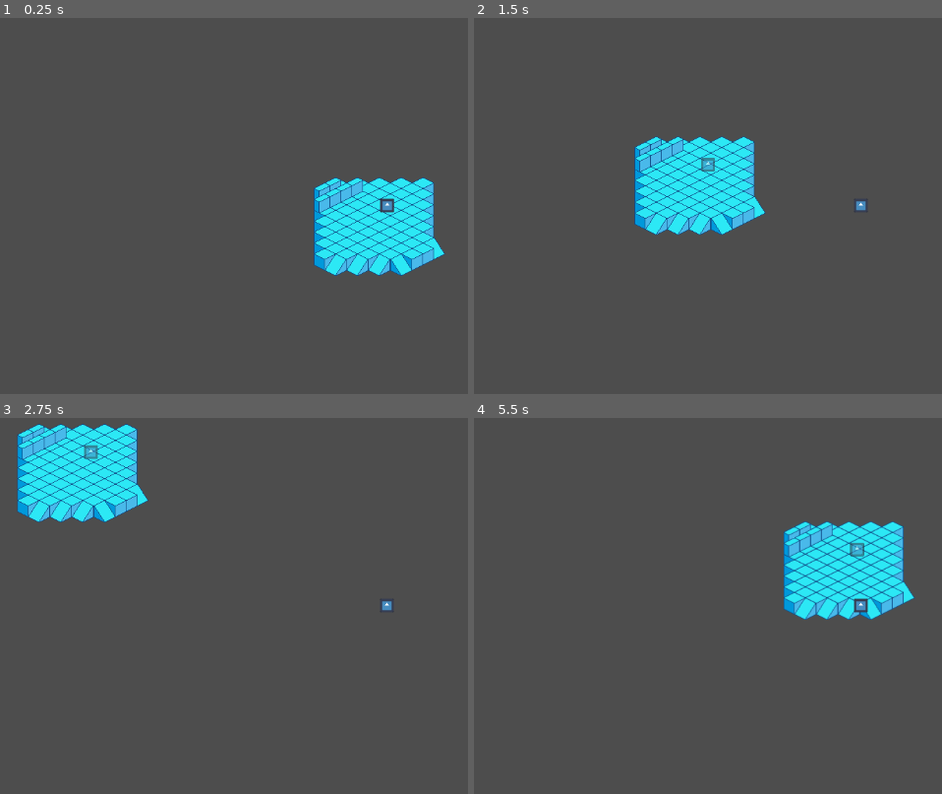
Above: before the commit, frames 1-4 (two rows, left to right).
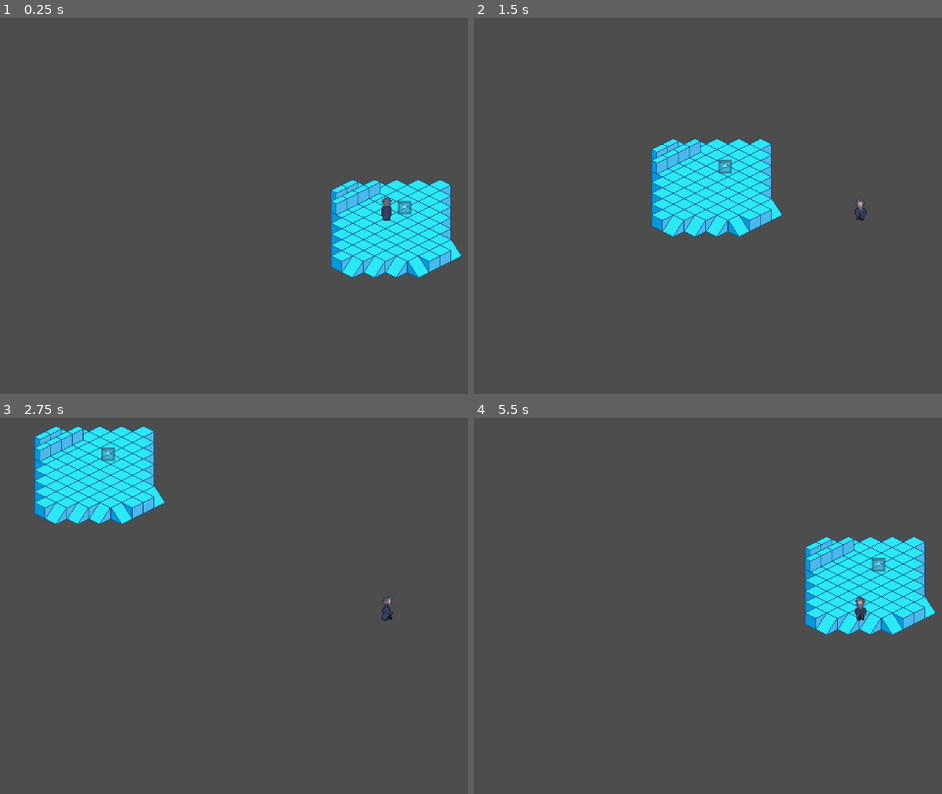
Above: after the commit, the same moments.

Repository: seanj29/LostEchoes
Game: Godot game, scene res://Scenes/Main.tscn
Two runs of this game, one before a commit and one after it. Both use one fixed random seed, a clock stepped at 60 frames per second and the inputs below. The engine's default icon, where the game draws it, is replaced by a stand-in: a white triangle on a blue panel in a dark square.
Inputs:
- Up to frame 1 (0.25 s): no input
- Up to frame 2 (1.5 s): tap Enter at 0.5 s; hold Right (Right) 0.53-1.28 s; tap Space (Special) at 0.6, 1.35 s; hold Down (Down) from 1.28 s (still down)
- Up to frame 3 (2.75 s): release Down (Down) at 2.03 s; hold Right (Right) from 2.03 s (still down); tap Space (Special) at 2.1 s
- Up to frame 4 (5.5 s): release Right (Right) at 2.78 s; hold Up (Up) 2.78-3.53 s; tap Space (Special) every 0.75 s from 2.85 to 5.1 s; hold Left (Left) 3.53-5.03 s; hold Down (Down) from 5.03 s (still down)

The runs differ from the first frame. In frame 1, 4.7% of the frame differs, in the area x 67-99%, y 42-70%; in frame 2, 4.8%; in frame 3, 4.8%; in frame 4, 6.6%, in the area x 66-99%, y 27-58%.

Commit message:
added a lot of stuff for the anims

Diff:
--- a/Scenes/Main.tscn
+++ b/Scenes/Main.tscn
@@ -16,11 +16,10 @@
 
 [node name="PlayerCharacter" parent="." instance=ExtResource("2_gi58w")]
 y_sort_enabled = true
-position = Vector2(421, 249)
-scale = Vector2(0.160002, 0.160002)
+position = Vector2(396, 246)
 floor_stop_on_slope = false
 
 [node name="Ghost_1" parent="." instance=ExtResource("3_a4wib")]
 position = Vector2(422, 249)
 scale = Vector2(0.16, 0.16)
-GhostID = 5
+GhostID = null
--- a/Scenes/PlayerCharacter.tscn
+++ b/Scenes/PlayerCharacter.tscn
@@ -1,22 +1,311 @@
-[gd_scene load_steps=6 format=3 uid="uid://ytlk7kin8xrn"]
-
-[ext_resource type="Texture2D" uid="uid://j4f5cl4bpktj" path="res://icon.svg" id="1_q5jch"]
+[gd_scene load_steps=45 format=3 uid="uid://ytlk7kin8xrn"]
+
 [ext_resource type="Script" path="res://Scripts/PlayerMovement.gd" id="2_0lkm0"]
 [ext_resource type="Resource" uid="uid://dn3wfxt11ajx3" path="res://Resources/ReplayTemplate.tres" id="2_mqgb5"]
+[ext_resource type="Texture2D" uid="uid://dupmfwc6ipfpq" path="res://Assets/Mage-Sheet.png" id="3_0iqea"]
+[ext_resource type="Script" path="res://Scripts/PlayerAnims.gd" id="4_3xseh"]
+
+[sub_resource type="AtlasTexture" id="AtlasTexture_v40s1"]
+atlas = ExtResource("3_0iqea")
+region = Rect2(0, 864, 32, 48)
+
+[sub_resource type="AtlasTexture" id="AtlasTexture_bvbgv"]
+atlas = ExtResource("3_0iqea")
+region = Rect2(32, 864, 32, 48)
+
+[sub_resource type="AtlasTexture" id="AtlasTexture_2xhsm"]
+atlas = ExtResource("3_0iqea")
+region = Rect2(64, 864, 32, 48)
+
+[sub_resource type="AtlasTexture" id="AtlasTexture_11b6o"]
+atlas = ExtResource("3_0iqea")
+region = Rect2(96, 864, 32, 48)
+
+[sub_resource type="AtlasTexture" id="AtlasTexture_1a4tf"]
+atlas = ExtResource("3_0iqea")
+region = Rect2(128, 864, 32, 48)
+
+[sub_resource type="AtlasTexture" id="AtlasTexture_hrubl"]
+atlas = ExtResource("3_0iqea")
+region = Rect2(160, 864, 32, 48)
+
+[sub_resource type="AtlasTexture" id="AtlasTexture_fn6a5"]
+atlas = ExtResource("3_0iqea")
+region = Rect2(0, 576, 32, 48)
+
+[sub_resource type="AtlasTexture" id="AtlasTexture_ligak"]
+atlas = ExtResource("3_0iqea")
+region = Rect2(32, 576, 32, 48)
+
+[sub_resource type="AtlasTexture" id="AtlasTexture_vpo7d"]
+atlas = ExtResource("3_0iqea")
+region = Rect2(64, 576, 32, 48)
+
+[sub_resource type="AtlasTexture" id="AtlasTexture_oyuf6"]
+atlas = ExtResource("3_0iqea")
+region = Rect2(96, 576, 32, 48)
+
+[sub_resource type="AtlasTexture" id="AtlasTexture_q1qpr"]
+atlas = ExtResource("3_0iqea")
+region = Rect2(128, 576, 32, 48)
+
+[sub_resource type="AtlasTexture" id="AtlasTexture_130ox"]
+atlas = ExtResource("3_0iqea")
+region = Rect2(160, 576, 32, 48)
+
+[sub_resource type="AtlasTexture" id="AtlasTexture_dgmbg"]
+atlas = ExtResource("3_0iqea")
+region = Rect2(0, 0, 32, 48)
+
+[sub_resource type="AtlasTexture" id="AtlasTexture_a40jb"]
+atlas = ExtResource("3_0iqea")
+region = Rect2(32, 0, 32, 48)
+
+[sub_resource type="AtlasTexture" id="AtlasTexture_8wrpk"]
+atlas = ExtResource("3_0iqea")
+region = Rect2(64, 0, 32, 48)
+
+[sub_resource type="AtlasTexture" id="AtlasTexture_4fcc4"]
+atlas = ExtResource("3_0iqea")
+region = Rect2(96, 0, 32, 48)
+
+[sub_resource type="AtlasTexture" id="AtlasTexture_7b6ua"]
+atlas = ExtResource("3_0iqea")
+region = Rect2(128, 0, 32, 48)
+
+[sub_resource type="AtlasTexture" id="AtlasTexture_uuq8i"]
+atlas = ExtResource("3_0iqea")
+region = Rect2(160, 0, 32, 48)
+
+[sub_resource type="AtlasTexture" id="AtlasTexture_s0o63"]
+atlas = ExtResource("3_0iqea")
+region = Rect2(64, 768, 32, 48)
+
+[sub_resource type="AtlasTexture" id="AtlasTexture_bj71u"]
+atlas = ExtResource("3_0iqea")
+region = Rect2(0, 912, 32, 48)
+
+[sub_resource type="AtlasTexture" id="AtlasTexture_sathu"]
+atlas = ExtResource("3_0iqea")
+region = Rect2(32, 912, 32, 48)
+
+[sub_resource type="AtlasTexture" id="AtlasTexture_8nk46"]
+atlas = ExtResource("3_0iqea")
+region = Rect2(64, 912, 32, 48)
+
+[sub_resource type="AtlasTexture" id="AtlasTexture_ekx26"]
+atlas = ExtResource("3_0iqea")
+region = Rect2(96, 912, 32, 48)
+
+[sub_resource type="AtlasTexture" id="AtlasTexture_c68fq"]
+atlas = ExtResource("3_0iqea")
+region = Rect2(128, 912, 32, 48)
+
+[sub_resource type="AtlasTexture" id="AtlasTexture_usp2o"]
+atlas = ExtResource("3_0iqea")
+region = Rect2(160, 912, 32, 48)
+
+[sub_resource type="AtlasTexture" id="AtlasTexture_gwven"]
+atlas = ExtResource("3_0iqea")
+region = Rect2(32, 432, 32, 48)
+
+[sub_resource type="AtlasTexture" id="AtlasTexture_wenlm"]
+atlas = ExtResource("3_0iqea")
+region = Rect2(0, 624, 32, 48)
+
+[sub_resource type="AtlasTexture" id="AtlasTexture_rtbpd"]
+atlas = ExtResource("3_0iqea")
+region = Rect2(32, 624, 32, 48)
+
+[sub_resource type="AtlasTexture" id="AtlasTexture_1cgqw"]
+atlas = ExtResource("3_0iqea")
+region = Rect2(64, 624, 32, 48)
+
+[sub_resource type="AtlasTexture" id="AtlasTexture_ewj7y"]
+atlas = ExtResource("3_0iqea")
+region = Rect2(96, 624, 32, 48)
+
+[sub_resource type="AtlasTexture" id="AtlasTexture_wvg2h"]
+atlas = ExtResource("3_0iqea")
+region = Rect2(128, 624, 32, 48)
+
+[sub_resource type="AtlasTexture" id="AtlasTexture_ofiei"]
+atlas = ExtResource("3_0iqea")
+region = Rect2(160, 624, 32, 48)
+
+[sub_resource type="AtlasTexture" id="AtlasTexture_vq4rm"]
+atlas = ExtResource("3_0iqea")
+region = Rect2(0, 48, 32, 48)
+
+[sub_resource type="AtlasTexture" id="AtlasTexture_8iix1"]
+atlas = ExtResource("3_0iqea")
+region = Rect2(32, 48, 32, 48)
+
+[sub_resource type="AtlasTexture" id="AtlasTexture_csuro"]
+atlas = ExtResource("3_0iqea")
+region = Rect2(64, 48, 32, 48)
+
+[sub_resource type="AtlasTexture" id="AtlasTexture_gic46"]
+atlas = ExtResource("3_0iqea")
+region = Rect2(96, 48, 32, 48)
+
+[sub_resource type="AtlasTexture" id="AtlasTexture_qva6v"]
+atlas = ExtResource("3_0iqea")
+region = Rect2(128, 48, 32, 48)
+
+[sub_resource type="AtlasTexture" id="AtlasTexture_bn0b4"]
+atlas = ExtResource("3_0iqea")
+region = Rect2(160, 48, 32, 48)
 
 [sub_resource type="SpriteFrames" id="SpriteFrames_sn20r"]
 animations = [{
 "frames": [{
 "duration": 1.0,
-"texture": ExtResource("1_q5jch")
-}],
-"loop": true,
-"name": &"default",
+"texture": SubResource("AtlasTexture_v40s1")
+}, {
+"duration": 1.0,
+"texture": SubResource("AtlasTexture_bvbgv")
+}, {
+"duration": 1.0,
+"texture": SubResource("AtlasTexture_2xhsm")
+}, {
+"duration": 1.0,
+"texture": SubResource("AtlasTexture_11b6o")
+}, {
+"duration": 1.0,
+"texture": SubResource("AtlasTexture_1a4tf")
+}, {
+"duration": 1.0,
+"texture": SubResource("AtlasTexture_hrubl")
+}],
+"loop": true,
+"name": &"Idle_E",
+"speed": 5.0
+}, {
+"frames": [{
+"duration": 1.0,
+"texture": SubResource("AtlasTexture_fn6a5")
+}, {
+"duration": 1.0,
+"texture": SubResource("AtlasTexture_ligak")
+}, {
+"duration": 1.0,
+"texture": SubResource("AtlasTexture_vpo7d")
+}, {
+"duration": 1.0,
+"texture": SubResource("AtlasTexture_oyuf6")
+}, {
+"duration": 1.0,
+"texture": SubResource("AtlasTexture_q1qpr")
+}, {
+"duration": 1.0,
+"texture": SubResource("AtlasTexture_130ox")
+}],
+"loop": true,
+"name": &"Idle_N",
+"speed": 5.0
+}, {
+"frames": [{
+"duration": 1.0,
+"texture": SubResource("AtlasTexture_dgmbg")
+}, {
+"duration": 1.0,
+"texture": SubResource("AtlasTexture_a40jb")
+}, {
+"duration": 1.0,
+"texture": SubResource("AtlasTexture_8wrpk")
+}, {
+"duration": 1.0,
+"texture": SubResource("AtlasTexture_4fcc4")
+}, {
+"duration": 1.0,
+"texture": SubResource("AtlasTexture_7b6ua")
+}, {
+"duration": 1.0,
+"texture": SubResource("AtlasTexture_uuq8i")
+}],
+"loop": true,
+"name": &"Idle_S",
+"speed": 5.0
+}, {
+"frames": [{
+"duration": 1.0,
+"texture": SubResource("AtlasTexture_s0o63")
+}, {
+"duration": 1.0,
+"texture": SubResource("AtlasTexture_bj71u")
+}, {
+"duration": 1.0,
+"texture": SubResource("AtlasTexture_sathu")
+}, {
+"duration": 1.0,
+"texture": SubResource("AtlasTexture_8nk46")
+}, {
+"duration": 1.0,
+"texture": SubResource("AtlasTexture_ekx26")
+}, {
+"duration": 1.0,
+"texture": SubResource("AtlasTexture_c68fq")
+}, {
+"duration": 1.0,
+"texture": SubResource("AtlasTexture_usp2o")
+}],
+"loop": true,
+"name": &"Walk_E",
+"speed": 5.0
+}, {
+"frames": [{
+"duration": 1.0,
+"texture": SubResource("AtlasTexture_gwven")
+}, {
+"duration": 1.0,
+"texture": SubResource("AtlasTexture_wenlm")
+}, {
+"duration": 1.0,
+"texture": SubResource("AtlasTexture_rtbpd")
+}, {
+"duration": 1.0,
+"texture": SubResource("AtlasTexture_1cgqw")
+}, {
+"duration": 1.0,
+"texture": SubResource("AtlasTexture_ewj7y")
+}, {
+"duration": 1.0,
+"texture": SubResource("AtlasTexture_wvg2h")
+}, {
+"duration": 1.0,
+"texture": SubResource("AtlasTexture_ofiei")
+}],
+"loop": true,
+"name": &"Walk_N",
+"speed": 5.0
+}, {
+"frames": [{
+"duration": 1.0,
+"texture": SubResource("AtlasTexture_vq4rm")
+}, {
+"duration": 1.0,
+"texture": SubResource("AtlasTexture_8iix1")
+}, {
+"duration": 1.0,
+"texture": SubResource("AtlasTexture_csuro")
+}, {
+"duration": 1.0,
+"texture": SubResource("AtlasTexture_gic46")
+}, {
+"duration": 1.0,
+"texture": SubResource("AtlasTexture_qva6v")
+}, {
+"duration": 1.0,
+"texture": SubResource("AtlasTexture_bn0b4")
+}],
+"loop": true,
+"name": &"Walk_S",
 "speed": 5.0
 }]
 
 [sub_resource type="RectangleShape2D" id="RectangleShape2D_3xw2p"]
-size = Vector2(86, 28)
+size = Vector2(16, 9)
 
 [node name="PlayerChar" type="CharacterBody2D"]
 collision_layer = 2
@@ -25,9 +314,11 @@
 
 [node name="Sprite" type="AnimatedSprite2D" parent="."]
 sprite_frames = SubResource("SpriteFrames_sn20r")
+animation = &"Walk_E"
+script = ExtResource("4_3xseh")
 
 [node name="CollisionShape2D" type="CollisionShape2D" parent="."]
-position = Vector2(2, 50)
+position = Vector2(0, 18.5)
 shape = SubResource("RectangleShape2D_3xw2p")
 
 [node name="Camera2D" type="Camera2D" parent="."]
--- a/Scripts/GhostsMovement.gd
+++ b/Scripts/GhostsMovement.gd
@@ -2,6 +2,7 @@
 
 
 @onready var Level := get_node("/root/Level")
+
 @export_range(1, 5,) var GhostID: int = 1
 
 var ReplayDict: Dictionary
@@ -16,7 +17,7 @@
 		ReplayDict = LoadedReplay.Replay
 		print("GhostMovement.gd: resource loaded")
 	else:
-		print("GhostMovement.gd: No Resource found yet")
+		print("GhostMovement.gd: No Resource found for Ghost Id %d" % GhostID)
 
 
 # Called every frame. 'delta' is the elapsed time since the previous frame.
--- /dev/null
+++ b/Scripts/PlayerAnims.gd
@@ -0,0 +1,61 @@
+extends AnimatedSprite2D
+
+class_name AnimScript
+
+enum Direction {N, NE, E, SE, S, SW, W, NW}
+var current_direction: Direction
+
+var VectorNE := (Vector2.UP + Vector2.RIGHT).normalized()
+var VectorNW := (Vector2.UP + Vector2.LEFT).normalized()
+var VectorSE := (Vector2.DOWN + Vector2.RIGHT).normalized()
+var VectorSW := (Vector2.DOWN + Vector2.LEFT).normalized()
+
+# Called when the node enters the scene tree for the first time.
+func play_walk():
+	# TODO: iimplement the rest of the directions both here
+	match current_direction:
+		Direction.N:
+			play("Walk_N")
+		Direction.E:
+			play("Walk_E")
+		Direction.S:
+			play("Walk_S")
+		_:
+			print("WHy is this not wokring aaaah")
+
+func play_idle():
+	# TODO: and here
+	match current_direction:
+
+		Direction.N:
+			play("Idle_N")
+		Direction.E:
+			play("Idle_E")
+		Direction.S:
+			play("Idle_S")
+		_:
+			print("haven't implemented yet oops")
+
+
+func _physics_process(_delta):
+
+	var direction := Input.get_vector("Left", "Right", "Up", "Down")
+
+	match direction:
+
+		Vector2.UP:
+			current_direction = Direction.N
+		VectorNE:
+			current_direction = Direction.NE
+		Vector2.RIGHT:
+			current_direction = Direction.E
+		VectorSE:
+			current_direction = Direction.SE
+		Vector2.LEFT:
+			current_direction = Direction.W
+		VectorNW:
+			current_direction = Direction.NW
+		Vector2.DOWN:
+			current_direction = Direction.S
+		VectorSW:
+			current_direction = Direction.SW
--- a/Scripts/PlayerMovement.gd
+++ b/Scripts/PlayerMovement.gd
@@ -1,6 +1,8 @@
 extends CharacterBody2D
 
 @onready var Level := get_node("/root/Level")
+@onready var animated_sprite: AnimScript = $Sprite
+
 
 @export var CurrentReplayResource: ReplayGhost
 
@@ -28,9 +30,13 @@
 
 	var direction = Input.get_vector("Left", "Right", "Up", "Down")
 	if direction:
+		print(direction)
 		velocity = direction * SPEED
+		animated_sprite.play_walk()
 	else:
 		velocity = Vector2.ZERO
+		animated_sprite.play_idle()
+
 
 	move_and_slide()
 
Binary file added: Assets/Mage-Sheet.png
Not shown, added: Assets/Mage-Sheet.png.import
